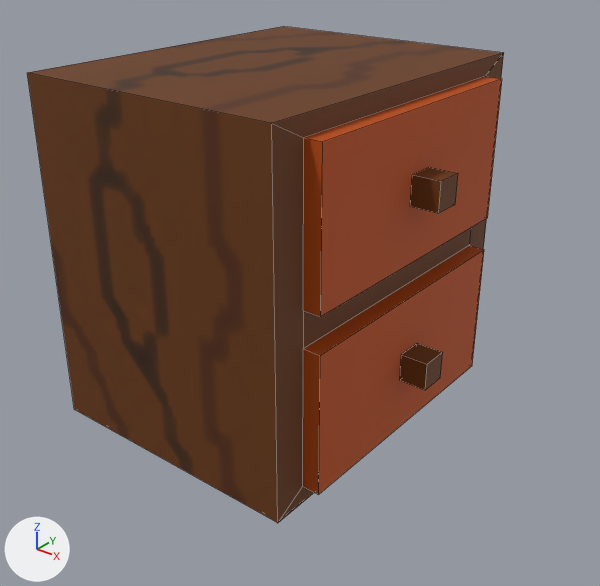
The FBX model IntroProject1/IntroProject1Content/Misc Level Objects/Cupboard/Cupboard.fbx as it was, and as the next commit left it.
Before and after are seen from a 50 mm camera at (1.153, -1.033, 0.22) aimed at (0.352, -0.031, -0.401). Every picture has the same lights, and +X, +Y and +Z are marked at lower left. Mesh edges are drawn as thin lines. Where no turn or scale is listed for an object, it has been applied to the vertices.
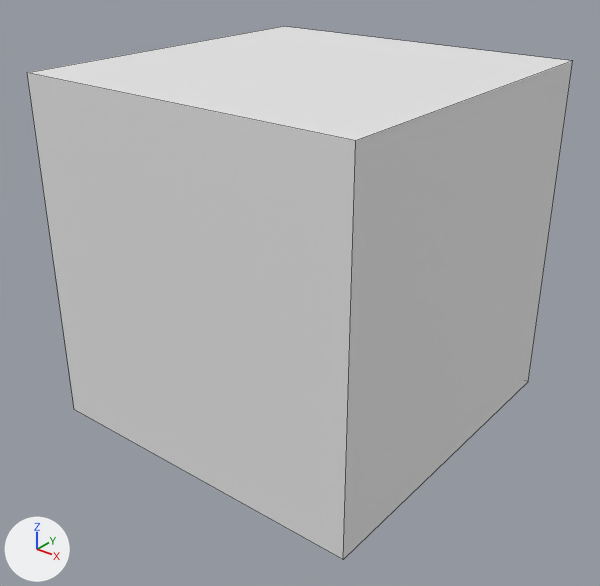
The newer file is also rescaled (x3.333), turned or shifted as a whole; pictures and numbers use the older file's frame.

Changed parts and their boxes (x1, y1, x2, y2) in the pictures (600 x 586 px):
'Cube', reshaped (14% wider, 7% taller): before (27, 26, 504, 523); after (27, 26, 573, 559)
part 1 of me_cube, deleted (brown): before (410, 167, 458, 213)
part 2 of me_cube, deleted (brown): before (400, 343, 443, 390)
part 3 of me_cube, cut back: before (272, 53, 504, 522); after (343, 61, 573, 559)
part 4 of me_cube, recoloured (brown to grey): (27, 26, 502, 523) in both

What the commit changed:
Material 'Material' (mat_material) is new.
Its base color is (0.8, 0.8, 0.8) (white #e7e7e7).
Its roughness is 0.69.
me_cube is used by ob_cube; location (0.0, 0.0, 0.0).
me_cube had 72 vertices, 54 faces and spanned x 0.045..0.603, y -0.3..0.3, z -0.657..-0.027.
me_cube no longer uses material mat_material_002 (brown #683600).
me_cube no longer uses material mat_material_003 (orange #bd4d00).
me_cube now has 8 vertices, 6 faces and spans x 0.045..0.645, y -0.3..0.3, z -0.627..-0.027.
me_cube part 1: the loose piece of 8 vertices spanning x 0.555..0.603, y -0.024..0.024, z -0.201..-0.153 is deleted.
me_cube part 2: the loose piece of 8 vertices spanning x 0.555..0.603, y -0.024..0.024, z -0.501..-0.453 is deleted.
Part 3, on me_cube:
48 vertices are removed from x 0.069..0.555, y -0.27..0.27, z -0.657..-0.057.
40 faces are deleted.
4 vertices in x 0.525, y -0.3..0.3, z -0.627..-0.027 move by (0.12, 0.0, 0.0).
2 new faces join them.
me_cube part 4: 3 faces spanning x 0.045..0.645, y -0.3..0.3, z -0.627..-0.027 switch from mat_material_001 (picture img_wood_texture_1_png) to mat_material (white #e7e7e7).
